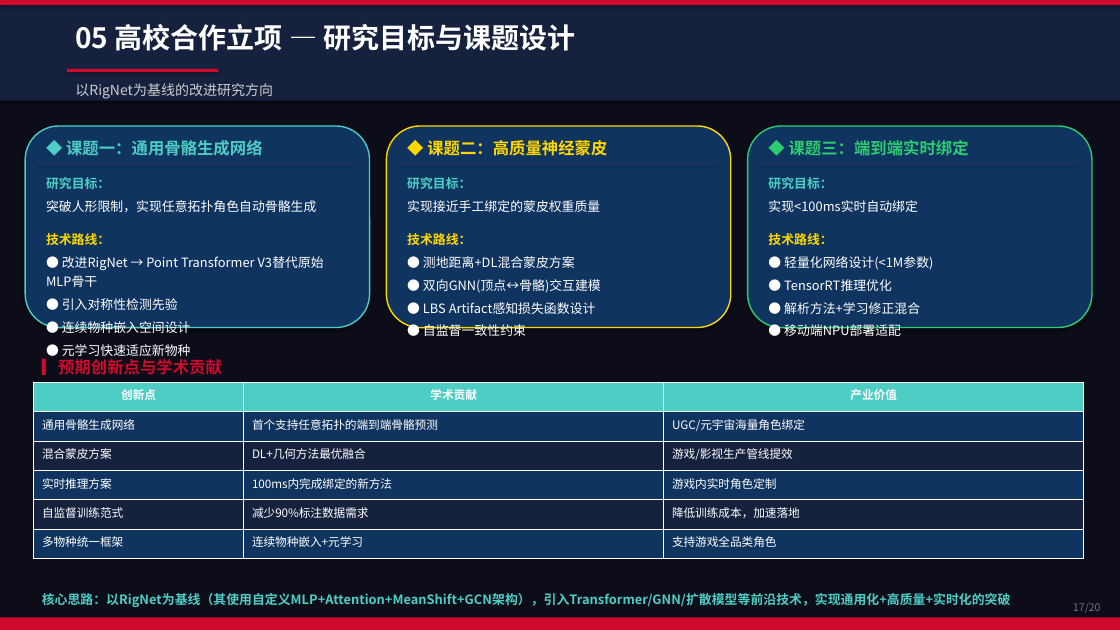
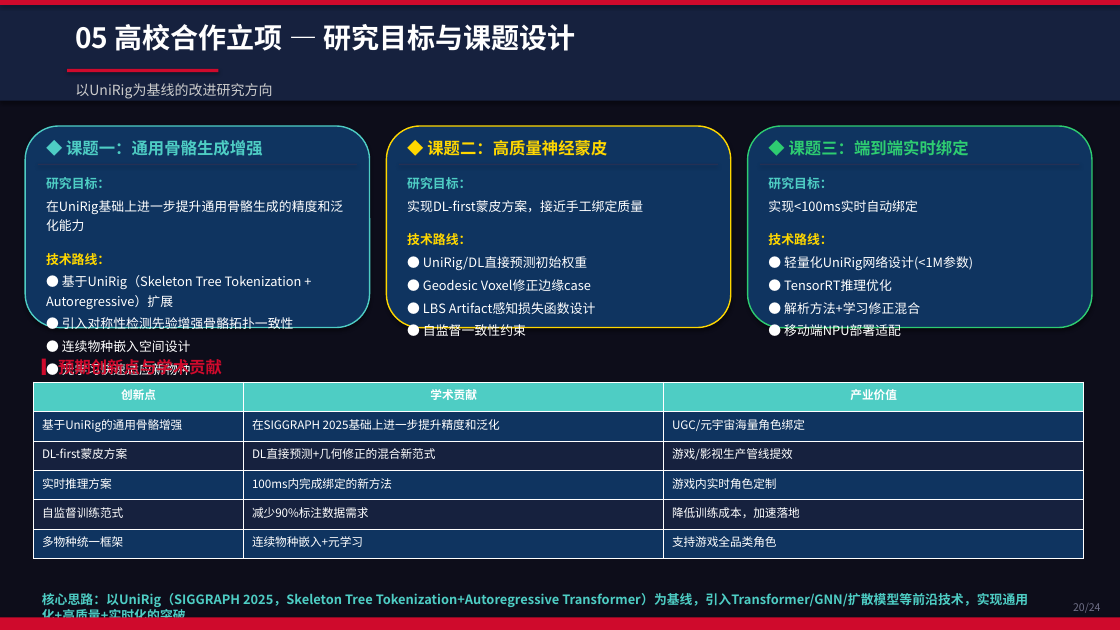
Before and after one commit to xhyha/insight, a slide deck: slide 20 of Auto-Rigging-Insight-Report.pptx (slide 17 before the commit). Drawn at 1120x630 pixels with LibreOffice and Linux fonts; fonts in the diff are those of the drawing. Boxes give left, top, right and bottom in pixels: in the first picture for what was removed or moved away, otherwise in the second. Text is boxed around its words. In the diff, an @@ line names an element or a change of style, - is before the commit and + after.

Commit message:
Auto-Rigging Insight Report v4 - comprehensive update (24 pages)
- P0: Add UniRig (SIGGRAPH 2025) as recommended baseline
- P0: Fix market data ($450B source attribution)
- P0: Fix efficiency calculation (96-480x not 48-960x)
- P0: Restructure skinning pipeline (DL-first + Geodesic Voxel correction)
- P1: Add facial rigging automation page
- P1: Add industry trends summary page
- P1: Add selection decision matrix page
- P1: Add budget detail page (¥100-170万/year)
- P1: Add IP/license/data/critical person risks
- P2: Expand Pinocchio/MetaHuman descriptions
- P2: Next steps table with owners/timeline/deliverables
- P2: Milestone 12→15 months with Go/No-Go gates
- Huawei brand visual style applied

```diff
--- a/Auto-Rigging-Insight-Report.pptx
+++ b/Auto-Rigging-Insight-Report.pptx
@@ text at box(75, 83, 272, 99): text changed @@
-以RigNet为基线的改进研究方向
+以UniRig为基线的改进研究方向
@@ text at box(66, 140, 263, 156): text changed @@
-◆ 课题一：通用骨骼生成网络
+◆ 课题一：通用骨骼生成增强
@@ text at box(46, 200, 343, 215): text changed @@
-突破人形限制，实现任意拓扑角色自动骨骼生成
+在UniRig基础上进一步提升通用骨骼生成的精度和泛化能力
@@ text at box(407, 200, 643, 212): text changed @@
-实现接近手工绑定的蒙皮权重质量
+实现DL-first蒙皮方案，接近手工绑定质量
@@ text at box(423, 256, 591, 291): text changed @@
-● 测地距离+DL混合蒙皮方案
-● 双向GNN(顶点↔骨骼)交互建模
+● UniRig/DL直接预测初始权重
+● Geodesic Voxel修正边缘case
@@ text at box(784, 256, 973, 271): text changed @@
-● 轻量化网络设计(<1M参数)
+● 轻量化UniRig网络设计(<1M参数)
@@ text at box(46, 275, 302, 333): text changed @@
-● 改进RigNet → Point Transformer V3替代原始MLP骨干
-● 引入对称性检测先验
+● 基于UniRig（Skeleton Tree Tokenization + Autoregressive）扩展
+● 引入对称性检测先验增强骨骼拓扑一致性
@@ table at box(34, 382, 1084, 559) @@
-row 2, column 1: 通用骨骼生成网络
+row 2, column 1: 基于UniRig的通用骨骼增强
-row 2, column 2: 首个支持任意拓扑的端到端骨骼预测
+row 2, column 2: 在SIGGRAPH 2025基础上进一步提升精度和泛化
-row 3, column 1: 混合蒙皮方案
+row 3, column 1: DL-first蒙皮方案
-row 3, column 2: DL+几何方法最优融合
+row 3, column 2: DL直接预测+几何修正的混合新范式
@@ text at box(42, 593, 1028, 624): text changed @@
-核心思路：以RigNet为基线（其使用自定义MLP+Attention+MeanShift+GCN架构），引入Transformer/GNN/扩散模型等前沿技术，实现通用化+高质量+实时化的突破
+核心思路：以UniRig（SIGGRAPH 2025，Skeleton Tree Tokenization+Autoregressive Transformer）为基线，引入Transformer/GNN/扩散模型等前沿技术，实现通用化+高质量+实时化的突破
@@ text at box(1073, 603, 1100, 613): text changed @@
-17/20
+20/24
```
Also in this commit, not shown: 18 other slides changed, 5 slides added, 1 slide removed.
